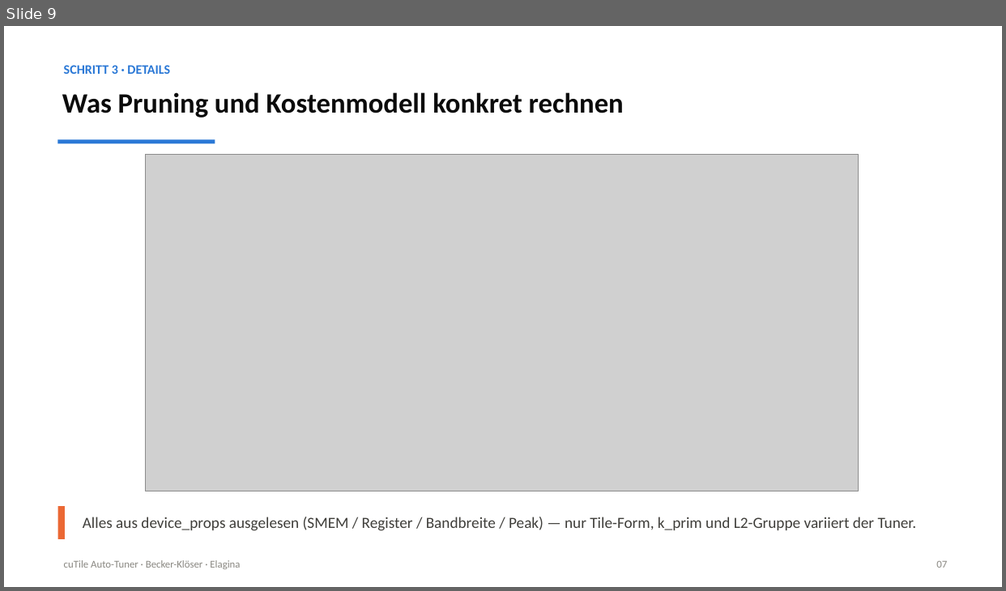
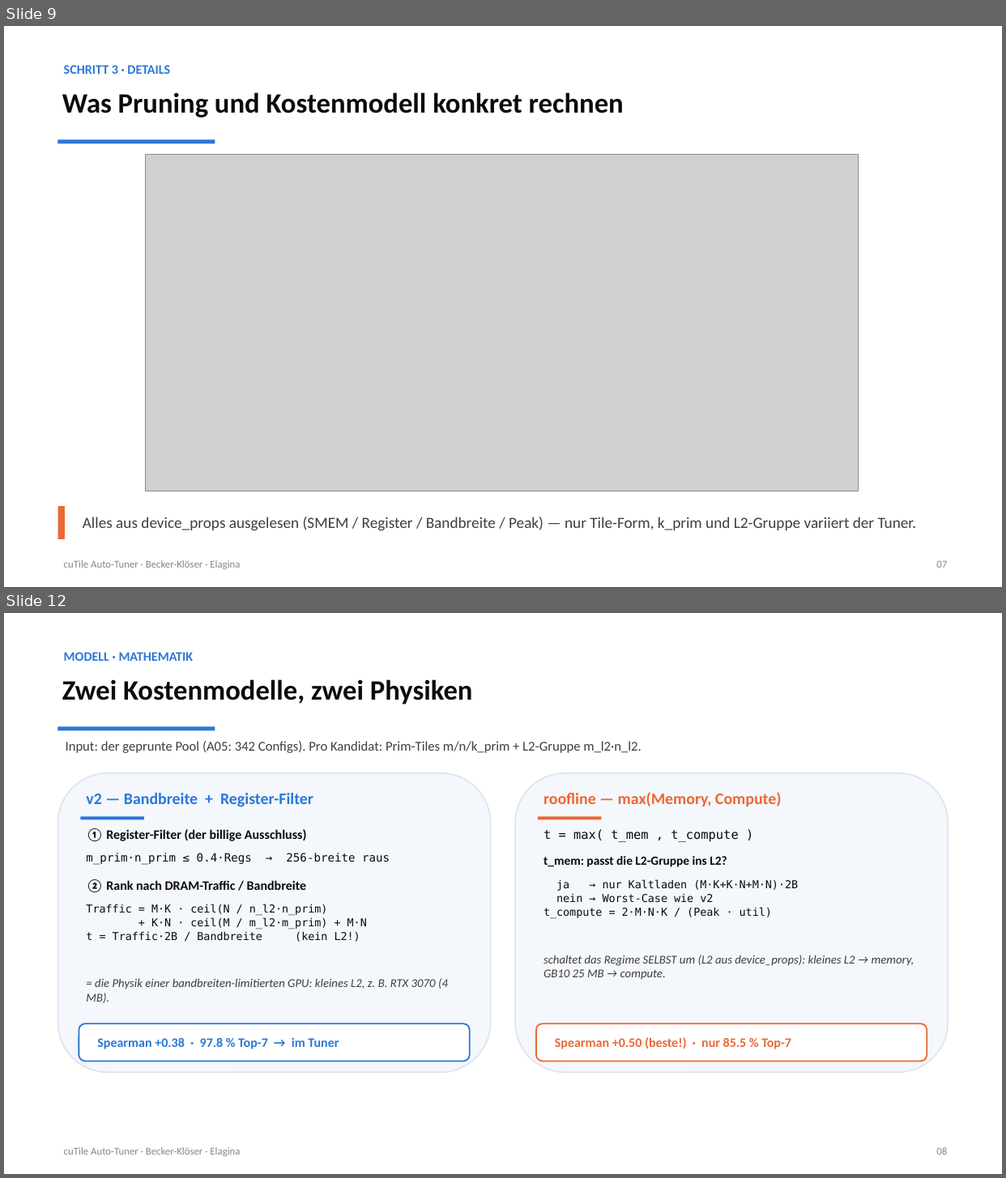
Before and after one commit to Niklas2021/MLA-SoSe-26, a slide deck: project/praesentation/cuTile_Auto-Tuner_normalized.pptx. Shown one above the other, each under a label of ours: slide 9 before the commit, slides 9 and 12 after it; the slides between them are not shown. The pictures are 1006x591 and 1006x1178 pixels, drawn with LibreOffice and Linux fonts; fonts in the diff are those of the drawing; grey boxes stand for pictures. Boxes give left, top, right and bottom in pixels: in the first picture for what was removed or moved away, otherwise in the second. Text is boxed around its words. In the diff, an @@ line names an element or a change of style, - is before the commit and + after.

```diff
--- a/project/praesentation/cuTile_Auto-Tuner_normalized.pptx
+++ b/project/praesentation/cuTile_Auto-Tuner_normalized.pptx
@@ slide 12 added at box(4, 613, 1002, 1174), background #FFFFFF @@
@@ text added at box(64, 652, 194, 661), 12.5 pt, text #2A78D6, bold @@
+MODELL · MATHEMATIK
@@ text added at box(62, 679, 473, 705), 27 pt, text #0B0B0B, bold @@
+Zwei Kostenmodelle, zwei Physiken
@@ rectangle added at box(58, 726, 215, 731), fill #2A78D6 @@
@@ text added at box(66, 741, 641, 753), 13 pt, text #3F3E3A @@
+Input: der geprunte Pool (A05: 342 Configs). Pro Kandidat: Prim-Tiles m/n/k_prim + L2-Gruppe m_l2·n_l2.
@@ rounded rectangle added at box(58, 773, 491, 1072), fill #F4F7FB, outline #DDE4EC 1.25 pt @@
@@ rounded rectangle added at box(515, 773, 948, 1072), fill #F4F7FB, outline #DDE4EC 1.25 pt @@
@@ text added at box(86, 793, 313, 807), 15.5 pt, text #2A78D6, bold @@
+v2 — Bandbreite + Register-Filter
@@ text added at box(543, 792, 782, 807), 15.5 pt, text #EB6834, bold @@
+roofline — max(Memory, Compute)
@@ rectangle added at box(80, 816, 144, 820), fill #2A78D6 @@
@@ text added at box(86, 828, 307, 841), 12.5 pt, text #0B0B0B, bold @@
+① Register-Filter (der billige Ausschluss)
@@ rectangle added at box(538, 816, 602, 820), fill #EB6834 @@
@@ text added at box(543, 829, 738, 842), 12 pt, text #0B0B0B @@
+t = max( t_mem , t_compute )
@@ text added at box(86, 853, 390, 865), 11 pt, text #0B0B0B @@
+m_prim·n_prim ≤ 0.4·Regs → 256-breite raus
@@ text added at box(86, 879, 307, 892), 12.5 pt, text #0B0B0B, bold @@
+② Rank nach DRAM-Traffic / Bandbreite
@@ text added at box(543, 856, 727, 867), 12 pt, text #0B0B0B, bold @@
+t_mem: passt die L2-Gruppe ins L2?
@@ text added at box(543, 879, 798, 919), 10.5 pt, text #0B0B0B @@
+ja → nur Kaltladen (M·K+K·N+M·N)·2B
+nein → Worst-Case wie v2
+t_compute = 2·M·N·K / (Peak · util)
@@ text added at box(86, 904, 367, 942), 10.5 pt, text #0B0B0B @@
+Traffic = M·K · ceil(N / n_l2·n_prim)
++ K·N · ceil(M / m_l2·m_prim) + M·N
+t = Traffic·2B / Bandbreite (kein L2!)
@@ text added at box(543, 955, 914, 980), 11.5 pt, text #3F3E3A, italic @@
+schaltet das Regime SELBST um (L2 aus device_props): kleines L2 → memory, GB10 25 MB → compute.
@@ text added at box(86, 978, 448, 1003), 11.5 pt, text #3F3E3A, italic @@
+= die Physik einer bandbreiten-limitierten GPU: kleines L2, z. B. RTX 3070 (4 MB).
@@ rounded rectangle added at box(79, 1024, 470, 1062), fill #FFFFFF, outline #2A78D6 1.4 pt @@
@@ rounded rectangle added at box(536, 1024, 927, 1062), fill #FFFFFF, outline #EB6834 1.4 pt @@
@@ text added at box(97, 1038, 339, 1050), 12.5 pt, text #2A78D6, bold @@
+Spearman +0.38 · 97.8 % Top-7 → im Tuner
@@ text added at box(555, 1037, 791, 1050), 12.5 pt, text #EB6834, bold @@
+Spearman +0.50 (beste!) · nur 85.5 % Top-7
@@ text added at box(64, 1148, 240, 1157), 10 pt, text #898781 @@
+cuTile Auto-Tuner · Becker-Klöser · Elagina
@@ text added at box(936, 1148, 947, 1155), 10 pt, text #898781 @@
+08
```
Also in this commit, not shown: 15 slides changed, 5 other slides added, 6 other files.
